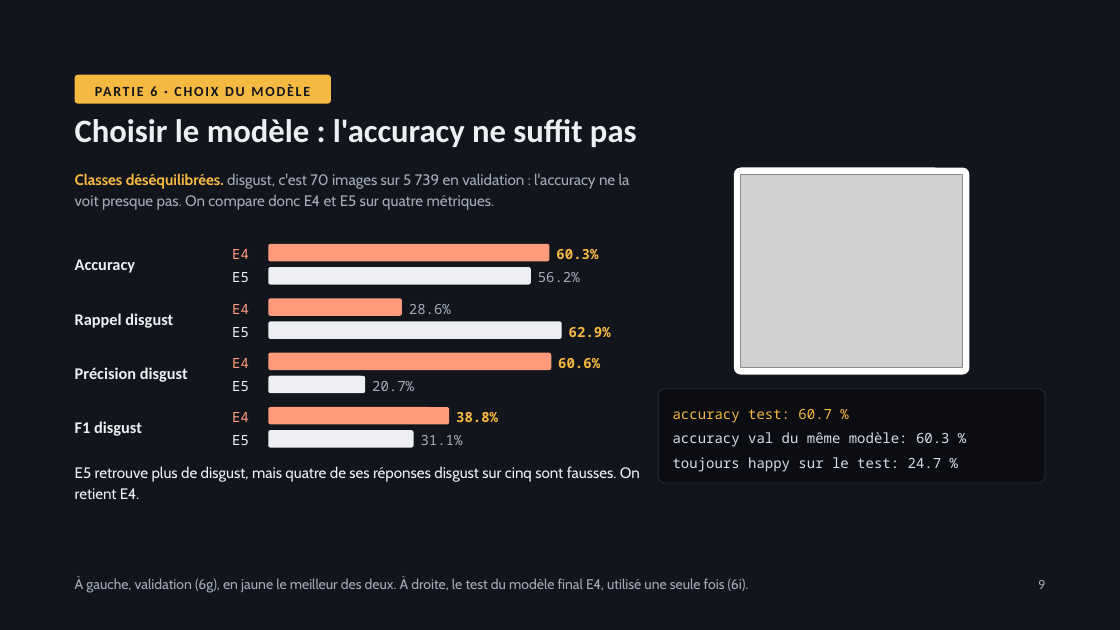
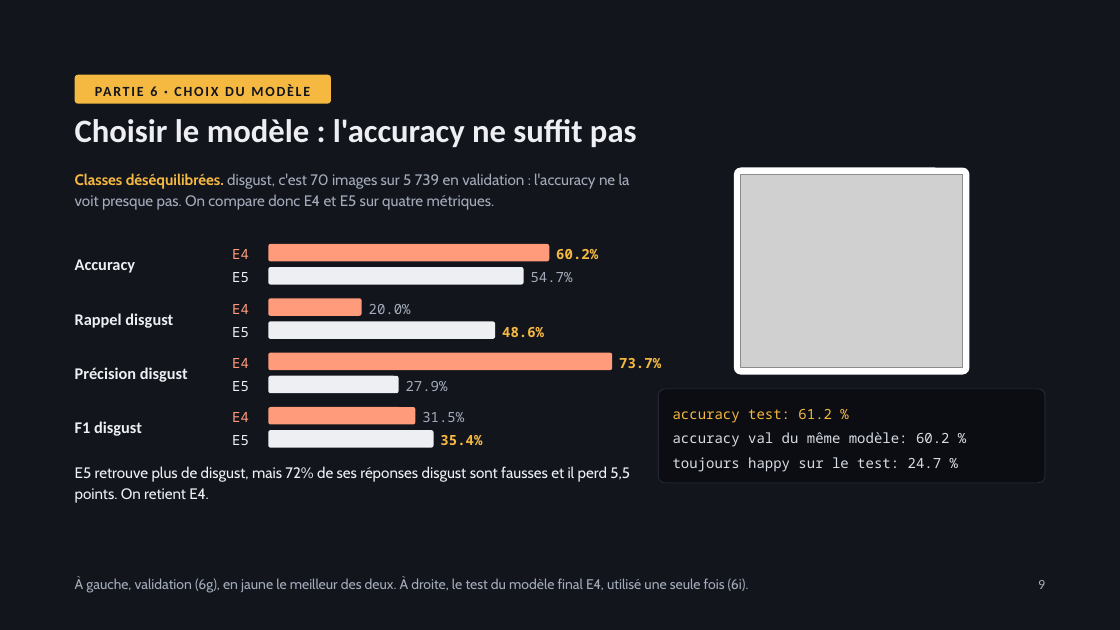
Before and after one commit to MonsieurNikko/Projet-DL-Facial-Expressions, a slide deck: slide 9 of soutenance/Soutenance — Reconnaissance d'expressions faciales (2).pptx. Drawn at 1120x630 pixels with LibreOffice and Linux fonts; fonts in the diff are those of the drawing; grey boxes stand for pictures. Boxes give left, top, right and bottom in pixels: in the first picture for what was removed or moved away, otherwise in the second. Text is boxed around its words. In the diff, an @@ line names an element or a change of style, - is before the commit and + after.

```diff
--- a/soutenance/Soutenance — Reconnaissance d'expressions faciales (2).pptx
+++ b/soutenance/Soutenance — Reconnaissance d'expressions faciales (2).pptx
@@ rounded rectangle: place and size @@
-rounded rectangle at [268, 267, 530, 285]
+rounded rectangle at [268, 267, 523, 285]
@@ text at [556, 249, 598, 259]: text changed @@
-60.3%
+60.2%
@@ rounded rectangle: place and size @@
-rounded rectangle at [268, 298, 402, 316]
+rounded rectangle at [268, 298, 361, 316]
@@ text at [531, 272, 573, 282]: text changed @@
-56.2%
+54.7%
@@ rounded rectangle: place and size @@
-rounded rectangle at [268, 322, 561, 339]
+rounded rectangle at [268, 322, 495, 339]
@@ text at [369, 304, 411, 314]: text changed @@
-28.6%
+20.0%
@@ text at [502, 327, 544, 337]: text changed @@
-62.9%
+48.6%
@@ rounded rectangle: place and size @@
-rounded rectangle at [268, 353, 551, 371]
+rounded rectangle at [268, 353, 612, 371]
@@ text at [619, 358, 661, 368]: text changed @@
-60.6%
+73.7%
@@ rounded rectangle: place and size @@
-rounded rectangle at [268, 376, 365, 393]
+rounded rectangle at [268, 376, 398, 393]
@@ text at [406, 381, 448, 391]: text changed @@
-20.7%
+27.9%
@@ rounded rectangle: place and size @@
-rounded rectangle at [268, 408, 449, 425]
+rounded rectangle at [268, 408, 415, 425]
@@ text at [422, 412, 464, 422]: text changed; text colour #F5B841 to #A3ABBA; bold off @@
-38.8%
+31.5%
@@ text at [673, 409, 832, 423]: text changed @@
-accuracy test: 60.7 %
+accuracy test: 61.2 %
@@ rounded rectangle: place and size @@
-rounded rectangle at [268, 430, 413, 448]
+rounded rectangle at [268, 430, 434, 448]
@@ text at [440, 435, 482, 445]: text changed; text colour #A3ABBA to #F5B841; bold on @@
-31.1%
+35.4%
@@ text at [673, 432, 950, 447]: text changed @@
-accuracy val du même modèle: 60.3 %
+accuracy val du même modèle: 60.2 %
@@ text at [75, 466, 630, 503]: text changed @@
-E5 retrouve plus de disgust, mais quatre de ses réponses disgust sur cinq sont fausses. On retient E4.
+E5 retrouve plus de disgust, mais 72% de ses réponses disgust sont fausses et il perd 5,5 points. On retient E4.
```
Also in this commit, not shown: 6 other slides changed.
